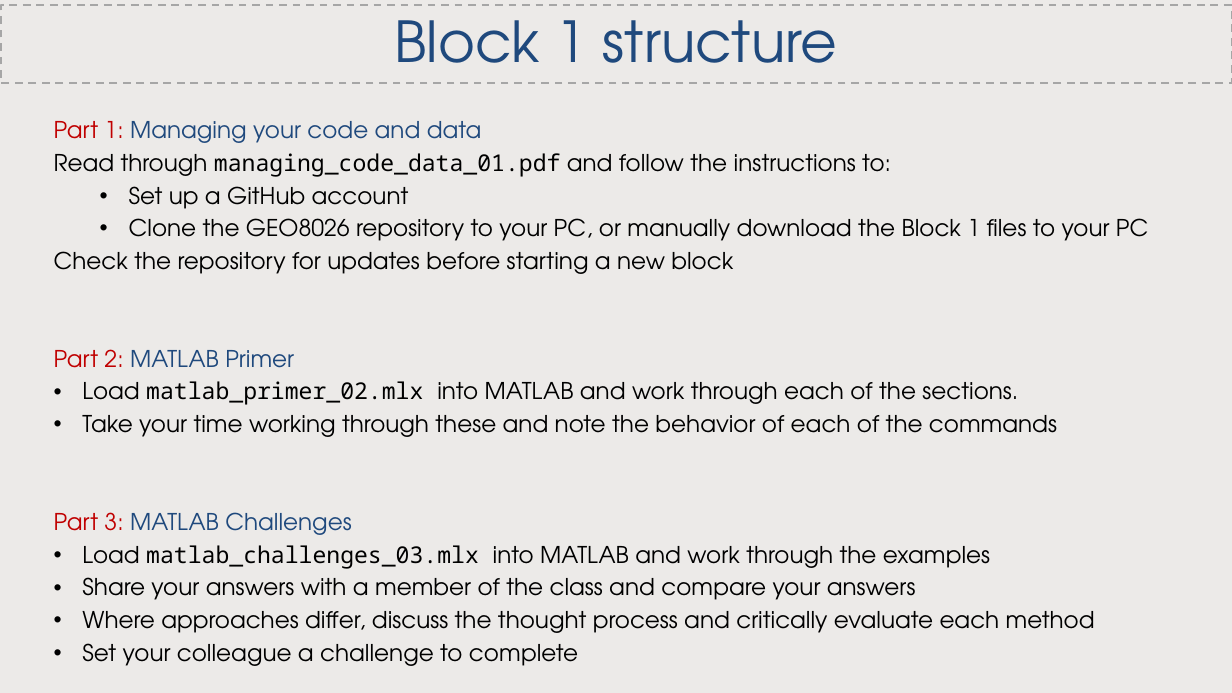
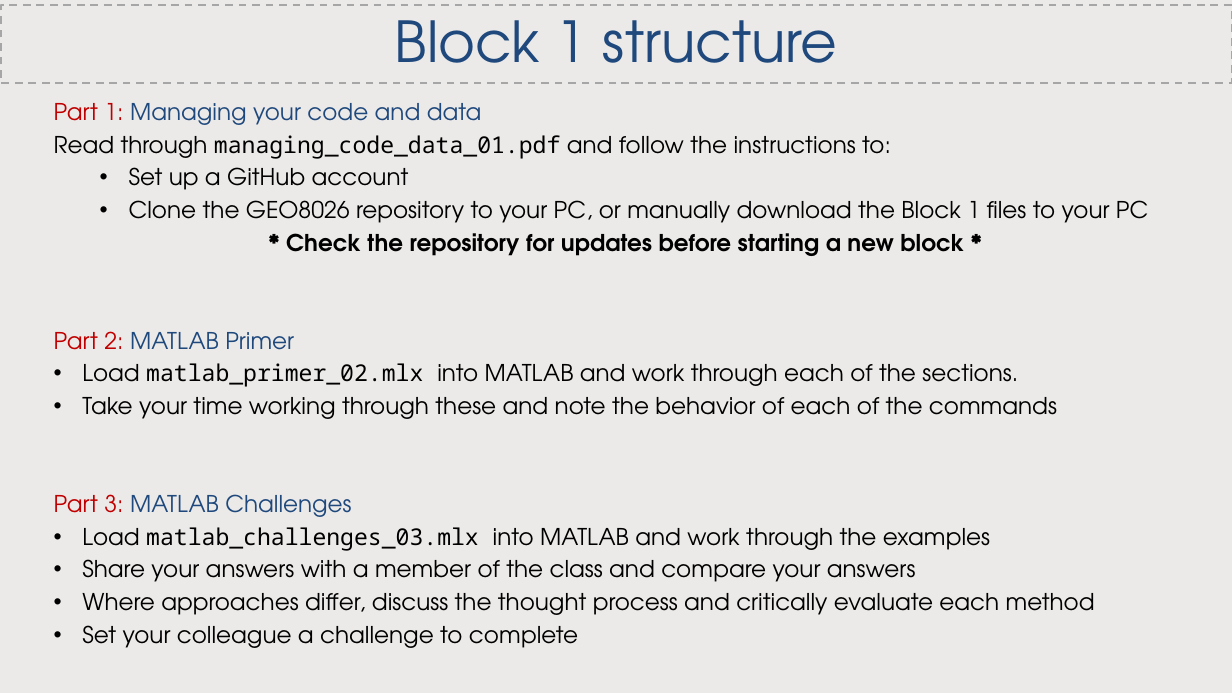
Before and after one commit to CatchmentSci/GEO8026, a slide deck: slide 3 of Block 01/slides/GEO8026_2022_23_Practical1.pptx. Drawn at 1232x693 pixels with LibreOffice and Linux fonts; fonts in the diff are those of the drawing. Boxes give left, top, right and bottom in pixels: in the first picture for what was removed or moved away, otherwise in the second. Text is boxed around its words. In the diff, an @@ line names an element or a change of style, - is before the commit and + after.

```diff
--- a/Block 01/slides/GEO8026_2022_23_Practical1.pptx
+++ b/Block 01/slides/GEO8026_2022_23_Practical1.pptx
@@ text "Part 1: Managing your code ...": place and size @@
-text "Part 1: Managing your code ..." at [54,121,1148,666]
+text "Part 1: Managing your code ..." at [54,103,1148,648]
@@ text at [286,233,964,256]: text changed; bold on @@
-Check the repository for updates before starting a new block
+* Check the repository for updates before starting a new block *
```
Also in this commit, not shown: 2 other slides changed, 5 other files.
